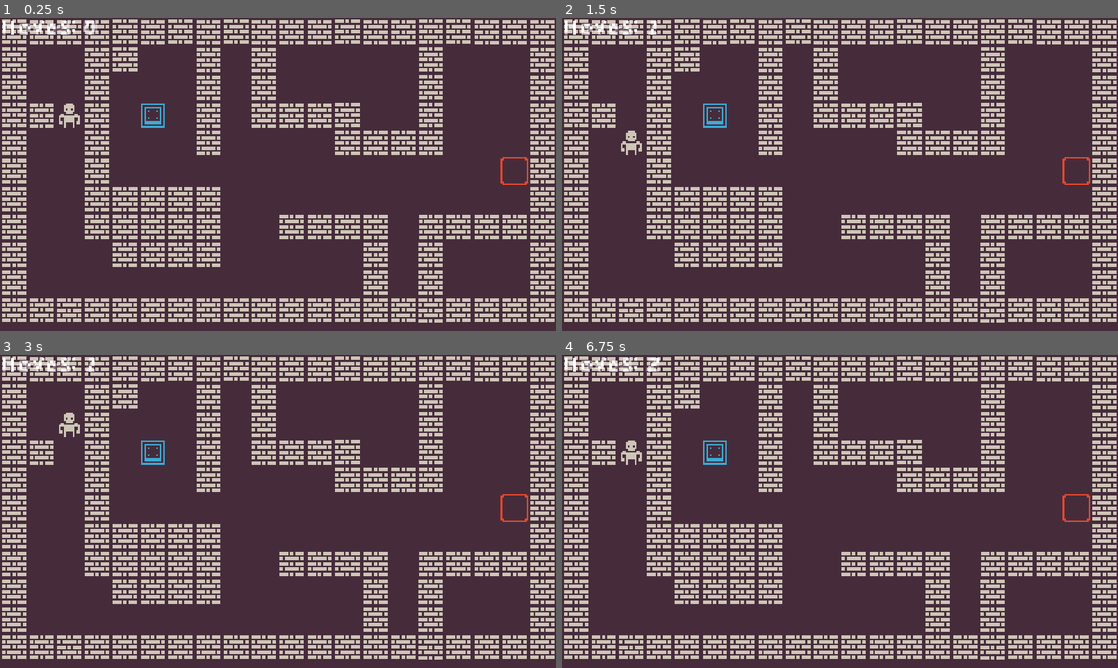
Above: before the commit, frames 1-4 (two rows, left to right).
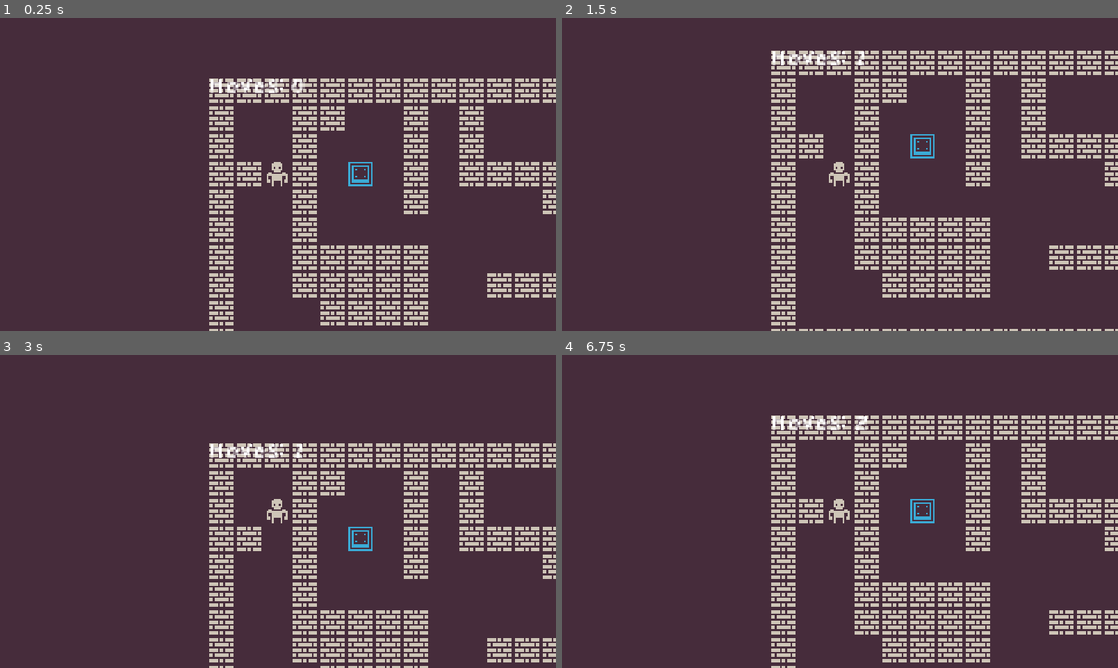
Above: after the commit, the same moments.

Repository: darthbrumbledore/godot-tutorials
Game: Godot game, scene res://Game.tscn
The game is run twice, just before and just after one commit, with the same random seed, the same clock (stepped at 60 frames per second) and the same inputs.
Inputs:
- Up to frame 1 (0.25 s): no input
- Up to frame 2 (1.5 s): tap Enter at 0.5 s; hold Right (ui_right) 0.53-1.28 s; tap R (reset) at 1.25 s; hold Down (ui_down) from 1.28 s (still down)
- Up to frame 3 (3 s): tap R (reset) at 2, 2.75 s; release Down (ui_down) at 2.03 s; hold Right (ui_right) 2.03-2.78 s; hold Up (ui_up) from 2.78 s (still down)
- Up to frame 4 (6.75 s): tap R (reset) at 3.5, 4.25 s; release Up (ui_up) at 3.53 s; hold Left (ui_left) 3.53-5.03 s; hold Down (ui_down) 5.03-5.78 s; hold Right (ui_right) 5.78-6.53 s; hold Up (ui_up) from 6.53 s (still down)

The runs differ from the first frame. In frame 1, 32% of the frame differs, in the area x 0-100%, y 0-100%; in frame 2, 33%; in frame 3, 31%; in frame 4, 32%.

Commit message:
Add files via upload
added tween easing between grid movement and now have the camera following the player

Diff:
--- a/Game.tscn
+++ b/Game.tscn
@@ -16,14 +16,15 @@
 [node name="Node2D" type="Node2D"]
 script = ExtResource( 7 )
 
-[node name="Camera2D" type="Camera2D" parent="."]
-anchor_mode = 0
-current = true
-zoom = Vector2( 0.25, 0.25 )
-
 [node name="Player" parent="." instance=ExtResource( 2 )]
 position = Vector2( 32, 48 )
 script = ExtResource( 1 )
+
+[node name="Camera2D" type="Camera2D" parent="Player"]
+position = Vector2( 8.5, 8.25 )
+current = true
+zoom = Vector2( 0.25, 0.25 )
+process_mode = 0
 
 [node name="AcceptDialog" type="AcceptDialog" parent="."]
 margin_left = 128.0
--- a/Player.gd
+++ b/Player.gd
@@ -10,8 +10,6 @@
 	'ui_left': Vector2.LEFT,
 	'ui_right': Vector2.RIGHT
 }
-
-
 
 func _unhandled_input(event):
 	for dir in inputs.keys():
